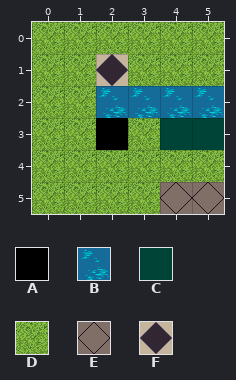
One commit to this Tiled map: maps/g6_2.tmx. The first picture shows the starting point.
Cells are 32x32 px. Shown: x 0..5, y 0..5.
Key: from "blocker": A 0; from "terrain": B 188, C 295, D 298, E 620, F 621.
_ is an empty cell.
Layer "Calque de Tile 1" before, first column x 0:
0 DDDDDD
1 DDFDDD
2 DDBBBB
3 DDADCC
4 DDDDDD
5 DDDDEE
After the commit:
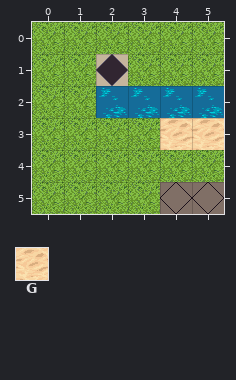
Further tiles: from "terrain": G 370.
What changed:
Layer "Calque de Tile 1":
y 3: x 2 A -> D; x 4..5 CC -> GG
Pixel boxes of the changes (left, top, right, bottom) in both pictures:
changed: (96, 118, 128, 150)
changed: (160, 118, 224, 150)
